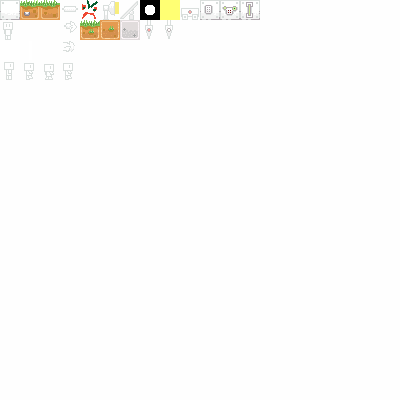
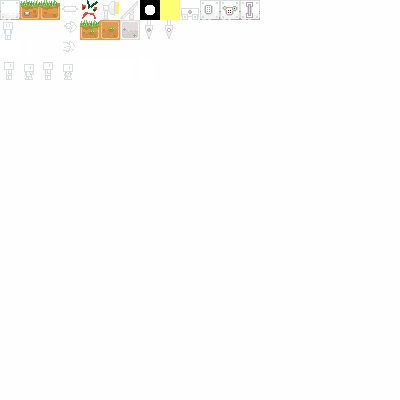
The second 400 x 400 image is a revision of the first. Changes to its layers:
removed layer "Layer 1" over [left=63, top=63, right=73, bottom=80]
removed layer "Background" over [left=24, top=62, right=73, bottom=80]
